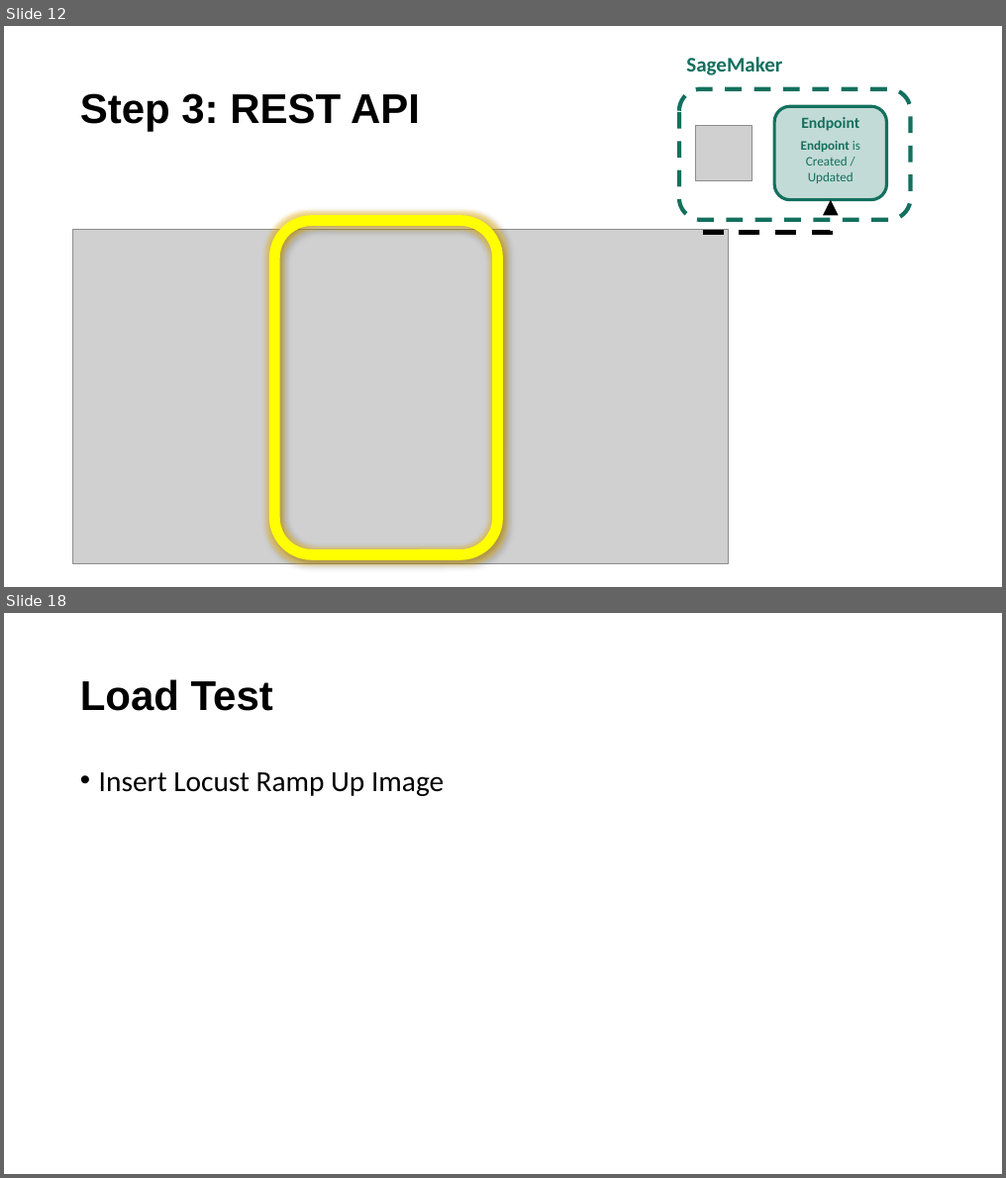
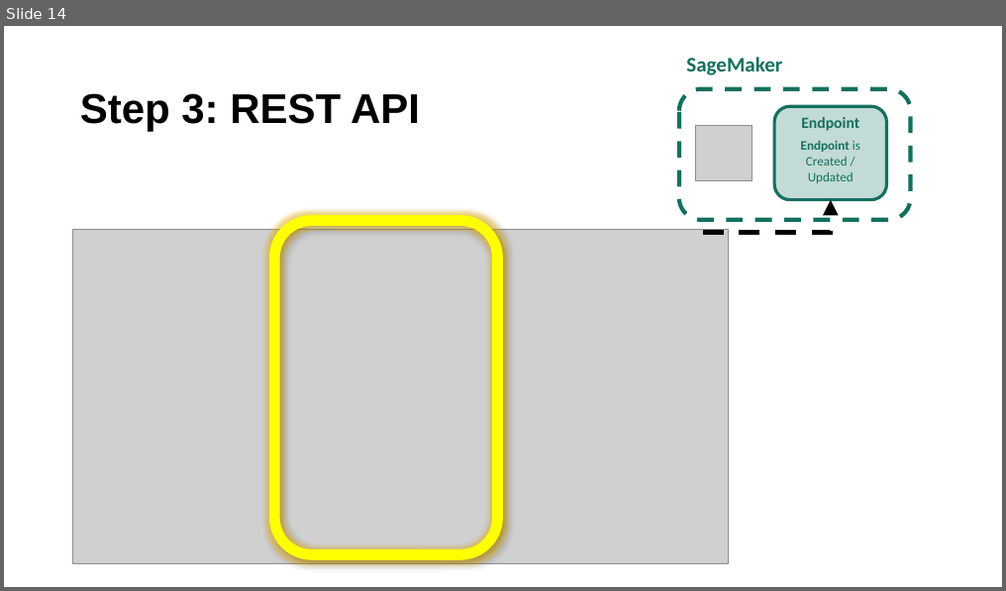
Before and after one commit to DSBA-6190-Final-Project-Team/DSBA-6190_Final-Project, a slide deck: presentation/Final Video Presentation.pptx. Shown one above the other, each under a label of ours: slides 12 and 18 before the commit, slide 14 after it; the slides between them are not shown. The pictures are 1006x1178 and 1006x591 pixels, drawn with LibreOffice and Linux fonts; fonts in the diff are those of the drawing; grey boxes stand for pictures. Boxes give left, top, right and bottom in pixels: in the first picture for what was removed or moved away, otherwise in the second. Text is boxed around its words. In the diff, an @@ line names an element or a change of style, - is before the commit and + after.

```diff
--- a/presentation/Final Video Presentation.pptx
+++ b/presentation/Final Video Presentation.pptx
@@ slide 18 removed at (4,613,1002,1174), background #FFFFFF @@
@@ title removed at (80,679,273,711) @@
-Load Test
@@ text removed at (99,772,444,796) @@
-• Insert Locust Ramp Up Image
@@ what was slide 12 is now slide 14 @@
```
Also in this commit, not shown: 14 slides changed, 6 slides added, 2 other slides removed, 9 other files.
